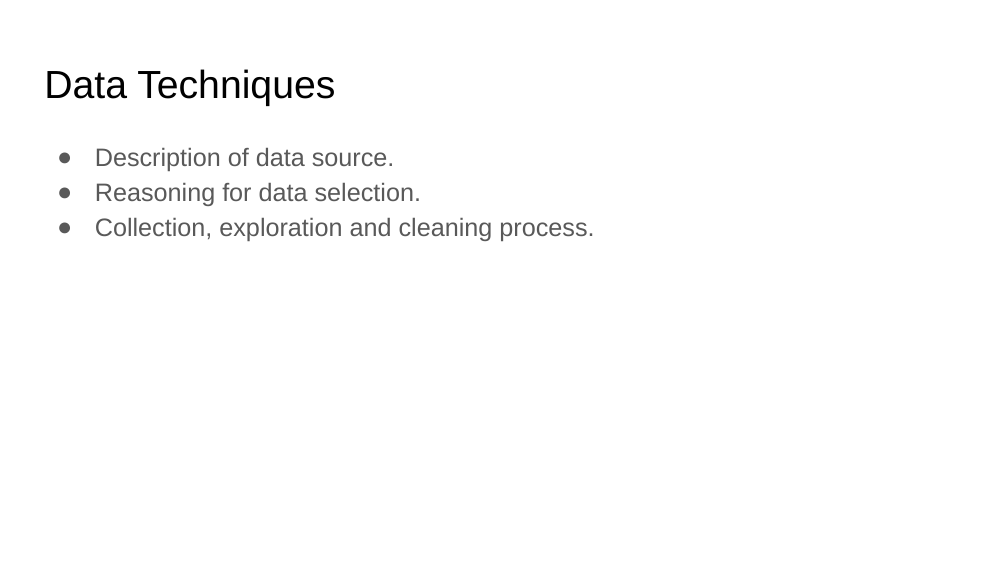
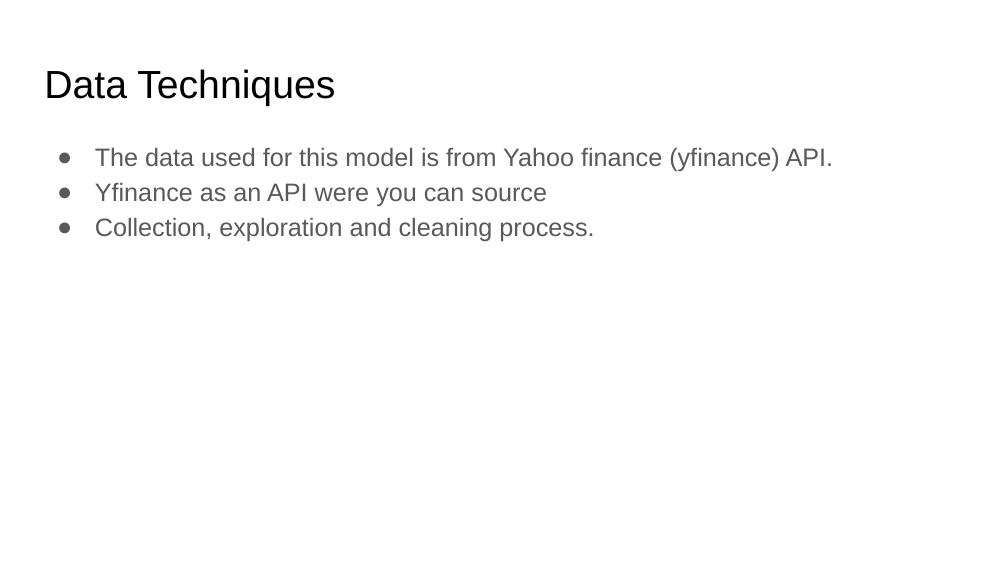
Before and after one commit to siddheshtungare/Portfolio-analysis-streamlit, a slide deck: slide 4 of Project_Presentation.pptx. Drawn at 1008x567 pixels with LibreOffice and Linux fonts; fonts in the diff are those of the drawing. Boxes give left, top, right and bottom in pixels: in the first picture for what was removed or moved away, otherwise in the second. Text is boxed around its words. In the diff, an @@ line names an element or a change of style, - is before the commit and + after.

```diff
--- a/Project_Presentation.pptx
+++ b/Project_Presentation.pptx
@@ text at [95,147,834,206]: text changed @@
-● Description of data source.
-● Reasoning for data selection.
+● The data used for this model is from Yahoo finance (yfinance) API.
+● Yfinance as an API were you can source
```
Also in this commit, not shown: 1 other slide changed, 1 slide added, 1 slide removed.
